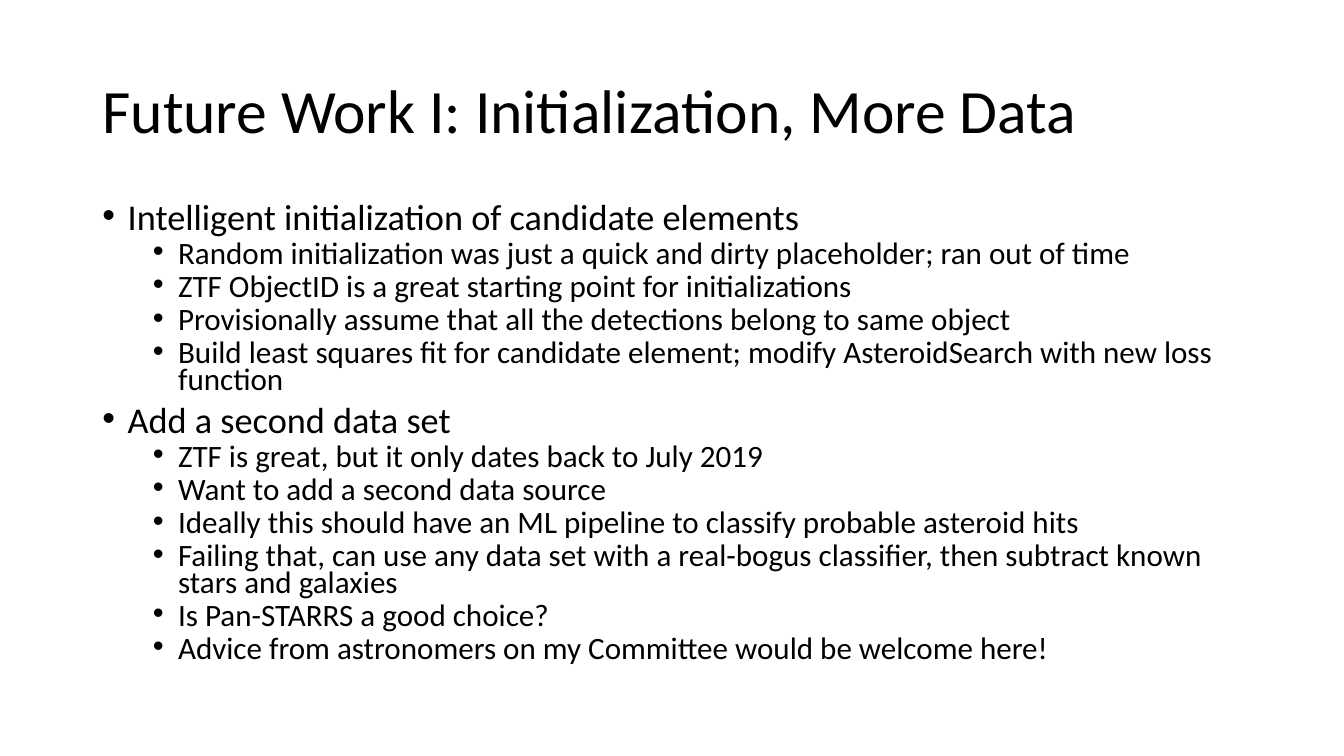
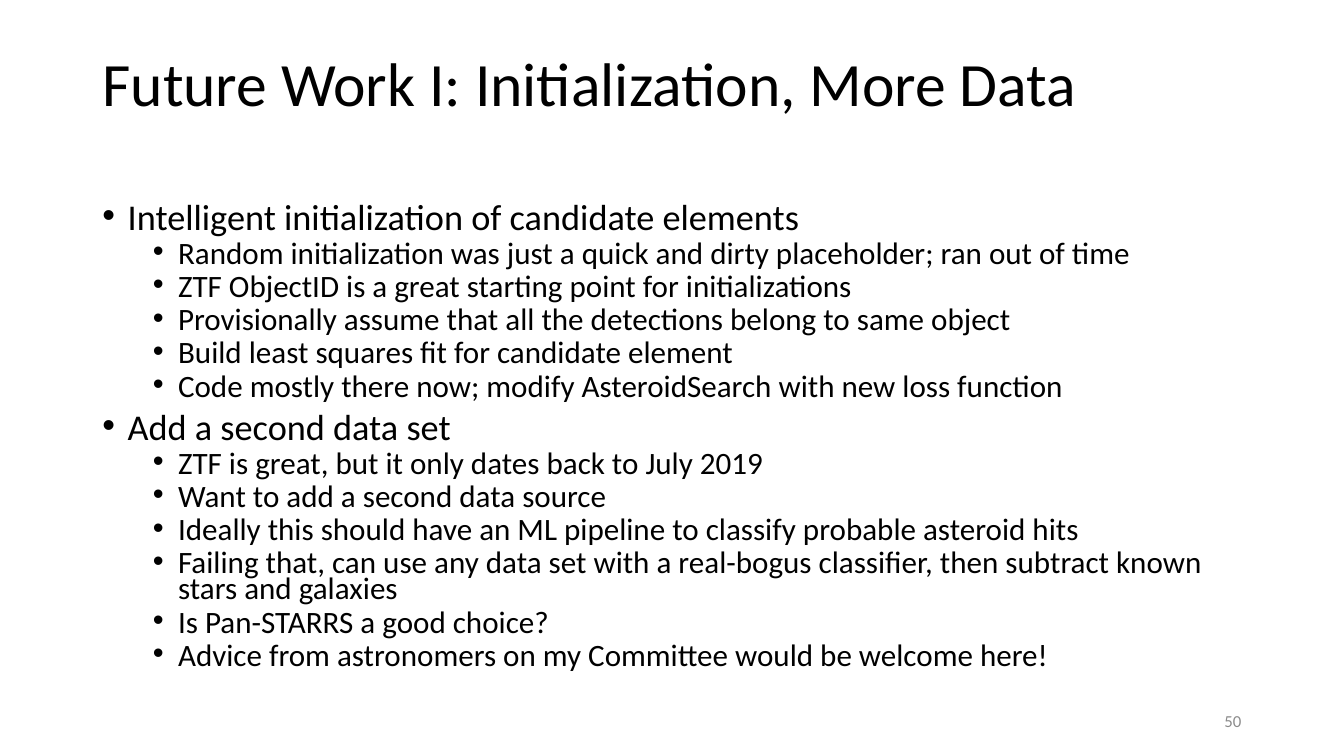
Before and after one commit to memanuel/kepler-sieve, a slide deck: slide 50 of thesis/kepler-sieve-slides.pptx. Drawn at 1344x756 pixels with LibreOffice and Linux fonts; fonts in the diff are those of the drawing. Boxes give left, top, right and bottom in pixels: in the first picture for what was removed or moved away, otherwise in the second. Text is boxed around its words. In the diff, an @@ line names an element or a change of style, - is before the commit and + after.

```diff
--- a/thesis/kepler-sieve-slides.pptx
+++ b/thesis/kepler-sieve-slides.pptx
@@ title "Future Work I: Initialization, More ...": place and size @@
-title "Future Work I: Initialization, More ..." at [102, 90, 1076, 141]
+title "Future Work I: Initialization, More ..." at [102, 63, 1076, 114]
@@ text at [178, 341, 1062, 402]: text changed @@
-  • Build least squares fit for candidate element; modify AsteroidSearch with new loss function
+  • Build least squares fit for candidate element
+  • Code mostly there now; modify AsteroidSearch with new loss function
@@ page number added at [1224, 716, 1241, 727], 12 pt, text #8C8C8C @@
+50
```
Also in this commit, not shown: 51 other slides changed, 3 other files.
